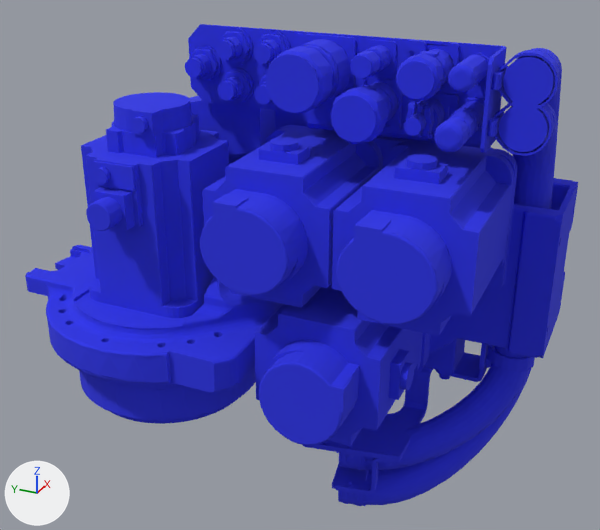
The glTF model RobotModel/Motoman/GP88/Visual/glb/Link3.glb as it was, and as the next commit left it.
Before and after are seen from a 50 mm lens placed at (-0.699, -0.478, 0.371), pointed at (0.096, -0.121, -0.026). The axes (+X, +Y, +Z) are drawn at lower left. The lights are the same throughout. The picture after the commit comes second.

The first picture shows '/Link3/Link3_002-mesh/0'.
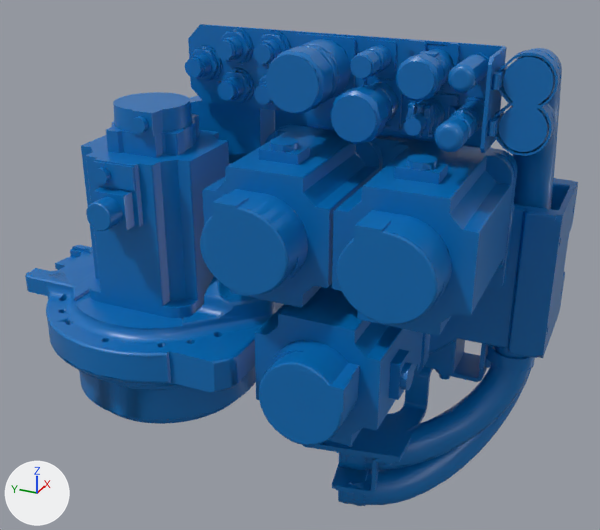
Pixel boxes (x1, y1, x2, y2) of what changed, in the pictures (600 x 530 px):
'/Link3/Link3_002-mesh/0', recoloured, surface changed
    both: (25, 24, 578, 506)

What changed in the scene script:
```text
Change mat_blue_material:
    mat_blue_material.base_color: (0.0225, 0.0306, 0.8) -> (0.0, 0.156, 0.479)  # blue #2931e7 -> blue #006eb8
    mat_blue_material.roughness: 1.0 -> 0.36
```
